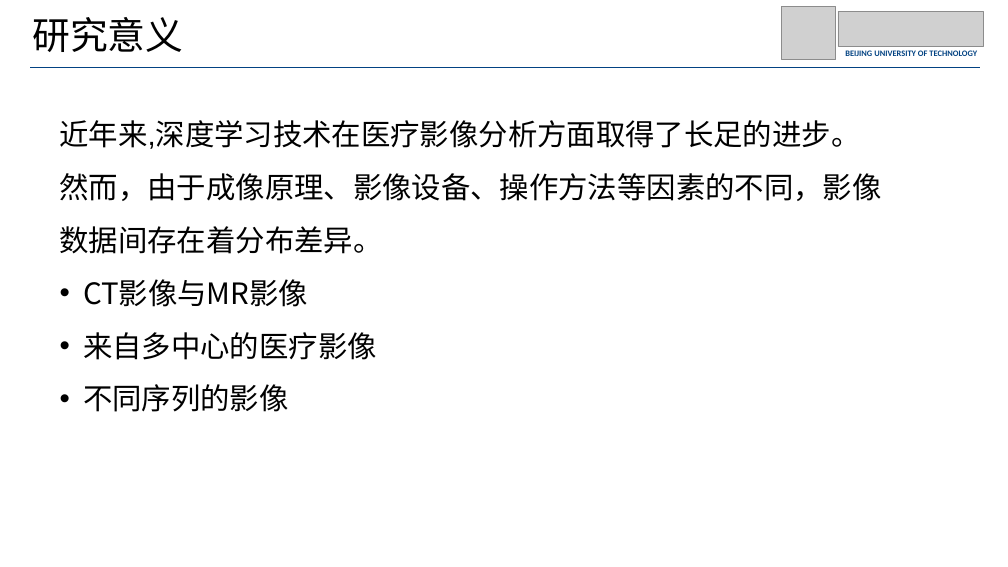
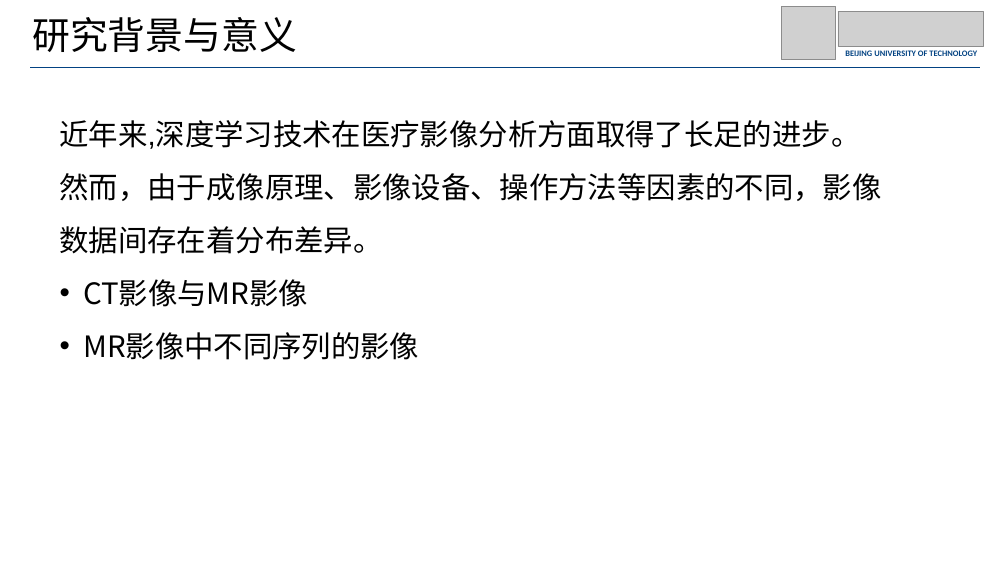
Before and after one commit to JohnnyM1ng/dissertation-proposal, a slide deck: slide 5 of 开题/开题_1210.pptx. Drawn at 1008x567 pixels with LibreOffice and Linux fonts; fonts in the diff are those of the drawing; grey boxes stand for pictures. Boxes give left, top, right and bottom in pixels: in the first picture for what was removed or moved away, otherwise in the second. Text is boxed around its words. In the diff, an @@ line names an element or a change of style, - is before the commit and + after.

```diff
--- a/开题/开题_1210.pptx
+++ b/开题/开题_1210.pptx
@@ text at <box>32,17,297,52</box>: text changed @@
-研究意义
+研究背景与意义
@@ text at <box>83,332,419,360</box>: text changed @@
-• 来自多中心的医疗影像
-• 不同序列的影像
+• MR影像中不同序列的影像
```
Also in this commit, not shown: 13 other slides changed, 3 slides removed, 3 other files.
